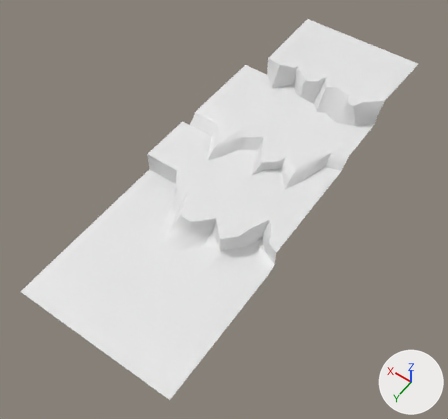
An edit to the glTF model assets/models/floor6.glb, drawn before and after from the same camera.
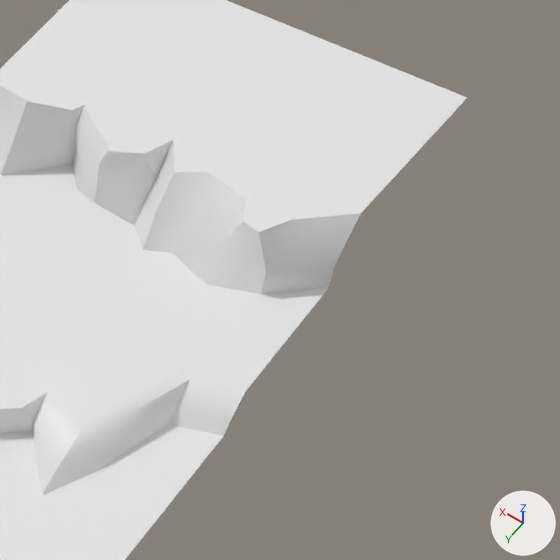
Each version appears first whole from a camera (50 mm lens) standing at (-16.1, 38.3, 62.8) and looking at (15.5, -6.0, -6.8), and next in a close-up on the part from 61% to 100% of the width and 8% to 50% of the height. Arrows for +X, +Y and +Z are at lower right; the lights stay in place. Vertices at the same position are counted once.

Names of what the first close-up shows: 'start'.
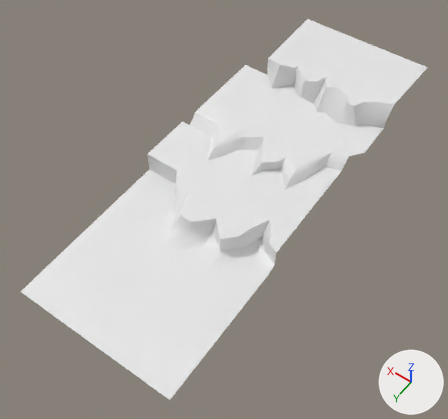
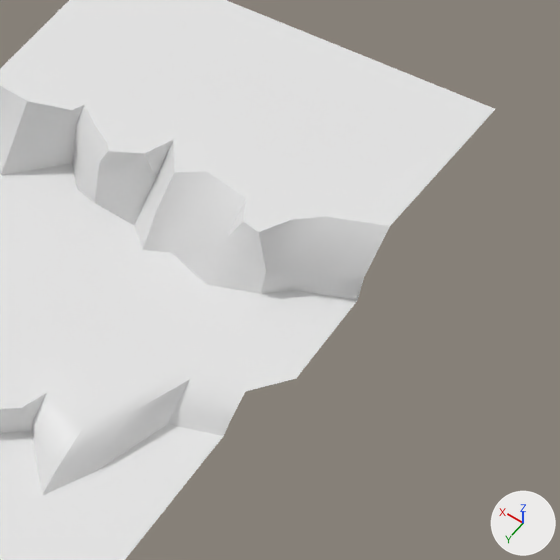
The newer file is also turned or shifted as a whole; pictures and numbers use the older file's frame.

The change, as a list of edits to the scene's bpy script:
```text
Change me_plane_002:
    where me_plane_002.from_pydata(...)  # 292 vertices, 519 faces; spans x -4.1..21.2, y -28.8..33.2, z -8.5..-0.2
    used by ob_start; location = (8.31, -13.24, 1.0)
    before: 12 (-3.6, -16.4, -3.5) at pixel (329, 287), 75 (-3.6, -18.2, -0.2) at pixel (360, 213), 76 (-3.6, -16.4, -2.1) at pixel (335, 264), 147 (-4.1, -28.8, -0.2) at pixel (467, 97), 186 (-3.6, -12.3, -3.5) at pixel (288, 338)
    before: 192 (-3.6, -14.4, -3.5) at pixel (308, 312), 203 (-3.6, -10.3, -3.5) at pixel (267, 364), 281 (-3.7, -19.4, -0.2) at pixel (373, 200)
    me_plane_002 part 1
    add for i in [12, 75, 76, 147, 186, 192, 203, 281]: me_plane_002.vertices[i].co += Vector((-1.5, 0.0, 0.0))
```

Where the change shows, as pixel boxes [x1, y1, x2, y2] in the close-ups (560 x 560 px; the box of a moved part takes in the faces that stretch with it):
'start', reshaped
    before: [0, 0, 467, 560]
    after: [0, 0, 495, 560]
part 1 of me_plane_002, moved or reshaped
    before: [218, 83, 467, 392]
    after: [218, 83, 495, 392]
